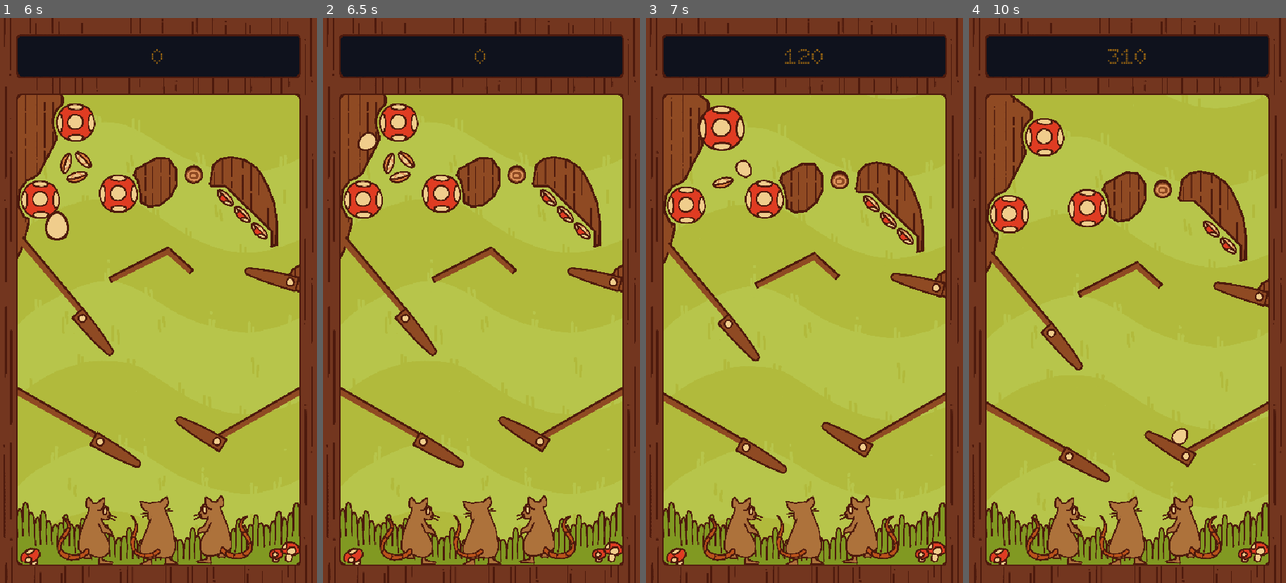
Above: before the commit, frames 1-4 (left to right).
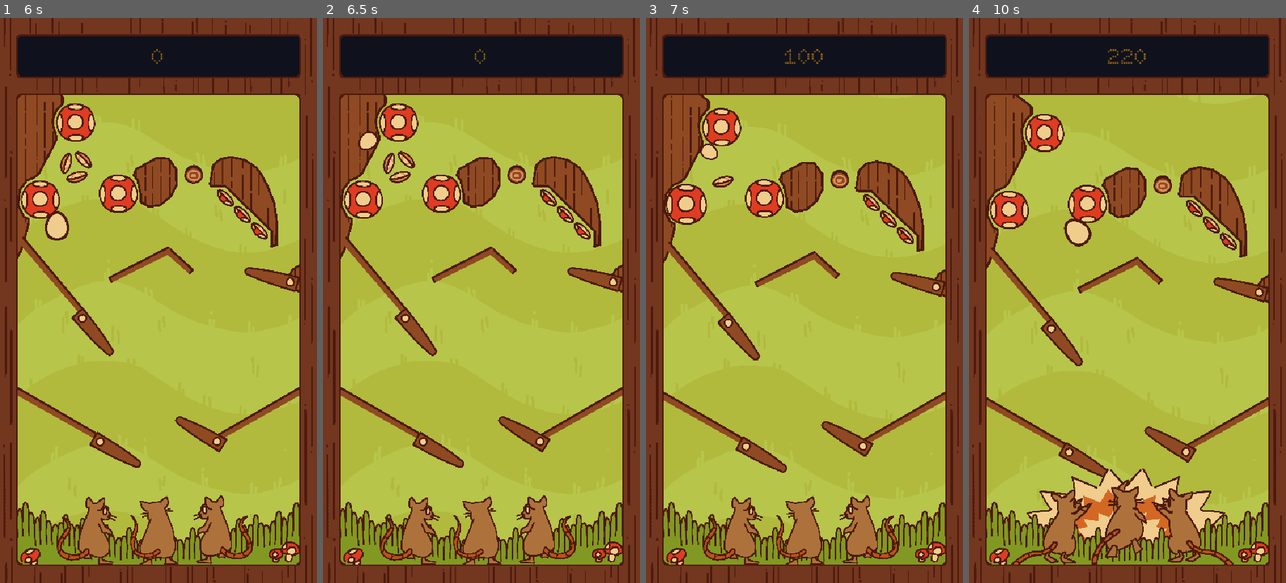
Above: after the commit, the same moments.

Repository: Lilacqualia/gjtnp-gjenp
Game: Godot game, scene res://scenes/conductor.tscn
Two runs of this game, one before a commit and one after it. Both use one fixed random seed, a clock stepped at 60 frames per second and the inputs below.
Inputs:
- Up to frame 1 (6 s): tap Enter at 0.5 s; hold D (Right Flipper) 0.53-1.28 s; hold Space (Start Game) 0.53-1.28 s; hold A (Left Flipper) 1.28-2.03 s; tap Space (Start Game) at 1.35, 2.85, 3.5, 4.35, 5, 5.85 s; hold Space (Start Game) 2.03-2.78 s; hold D (Right Flipper) 2.03-3.53 s; hold Space (Start Game) 3.53-4.28 s; hold A (Left Flipper) 3.53-5.78 s; hold Space (Start Game) 5.03-5.78 s; hold D (Right Flipper) from 5.78 s (still down)
- Up to frame 2 (6.5 s): keep holding D (Right Flipper)
- Up to frame 3 (7 s): keep holding D (Right Flipper); hold Space (Start Game) from 6.53 s (still down)
- Up to frame 4 (10 s): release Space (Start Game) at 7.28 s; tap Space (Start Game) at 7.35, 8.85 s; release D (Right Flipper) at 8.03 s; hold Space (Start Game) 8.03-8.78 s; hold A (Left Flipper) 8.03-9.53 s; hold D (Right Flipper) from 9.53 s (still down); hold Space (Start Game) from 9.53 s (still down)

Frame 1 is identical in both runs. In frame 2, less than 0.1% of the frame differs, in the area x 10-18%, y 20-24%; in frame 3, 3.0%; in frame 4, 12%, in the area x 5-95%, y 5-97%.

Commit message:
Giving pinball a bit of bounce instead of flippers.

Diff:
--- a/src/scenes/flipper.tscn
+++ b/src/scenes/flipper.tscn
@@ -5,15 +5,11 @@
 [ext_resource type="AudioStream" uid="uid://ch45qs7euxoj5" path="res://sfx/flipper_activate-r1.wav" id="5_kstob"]
 [ext_resource type="AudioStream" uid="uid://yxxmxtyd3ac4" path="res://sfx/flipper_deactivate-r1.wav" id="6_wjvfb"]
 
-[sub_resource type="PhysicsMaterial" id="PhysicsMaterial_cdoxy"]
-bounce = 0.1
-
 [node name="Flipper" type="Node2D" unique_id=1506876985]
 script = ExtResource("1_cdoxy")
 
 [node name="AnimatableBody2D" type="AnimatableBody2D" parent="." unique_id=1926957834]
 collision_layer = 64
-physics_material_override = SubResource("PhysicsMaterial_cdoxy")
 sync_to_physics = false
 metadata/_edit_lock_ = true
 
--- a/src/scenes/pinball.tscn
+++ b/src/scenes/pinball.tscn
@@ -15,6 +15,9 @@
 [ext_resource type="AudioStream" uid="uid://ukvn6hrrjomw" path="res://sfx/egg_crack8-r1.wav" id="11_kq21y"]
 [ext_resource type="AudioStream" uid="uid://cid620tqfofk2" path="res://sfx/egg_crack9-r1.wav" id="12_xtbs1"]
 
+[sub_resource type="PhysicsMaterial" id="PhysicsMaterial_crkxl"]
+bounce = 0.1
+
 [sub_resource type="AudioStreamWAV" id="AudioStreamWAV_5eq27"]
 data = PackedByteArray("cW9hZgABJK4CAKxEFAAQKAAAAAAAAAAAAAAAAOAAQAAAAAAAAAAAAAAAAADgAEAAbcgEgEgEgEFtyASASASAQRWQAAIAAAA …(80655 unchanged characters)…
 format = 3
@@ -24,6 +27,7 @@
 
 [node name="pinball" type="RigidBody2D" unique_id=782531317 groups=["pinballs"]]
 collision_mask = 247
+physics_material_override = SubResource("PhysicsMaterial_crkxl")
 can_sleep = false
 contact_monitor = true
 max_contacts_reported = 5
